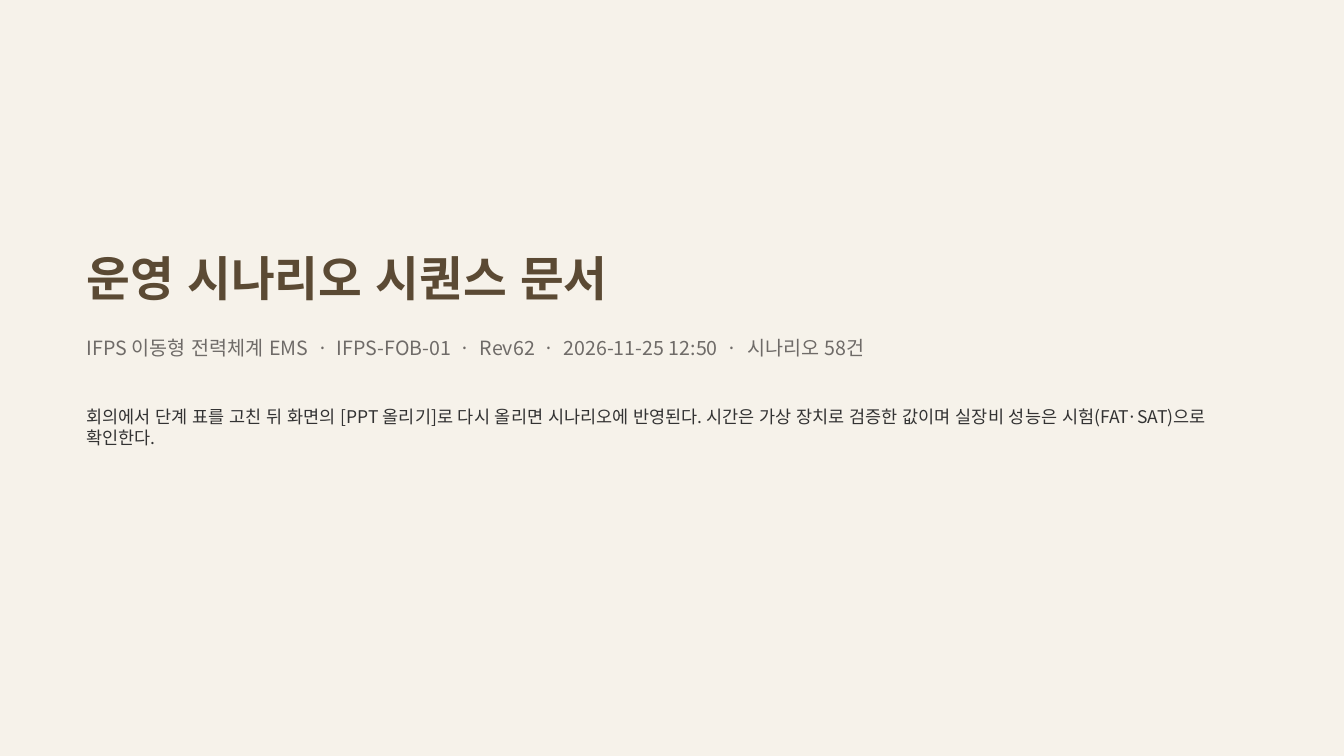
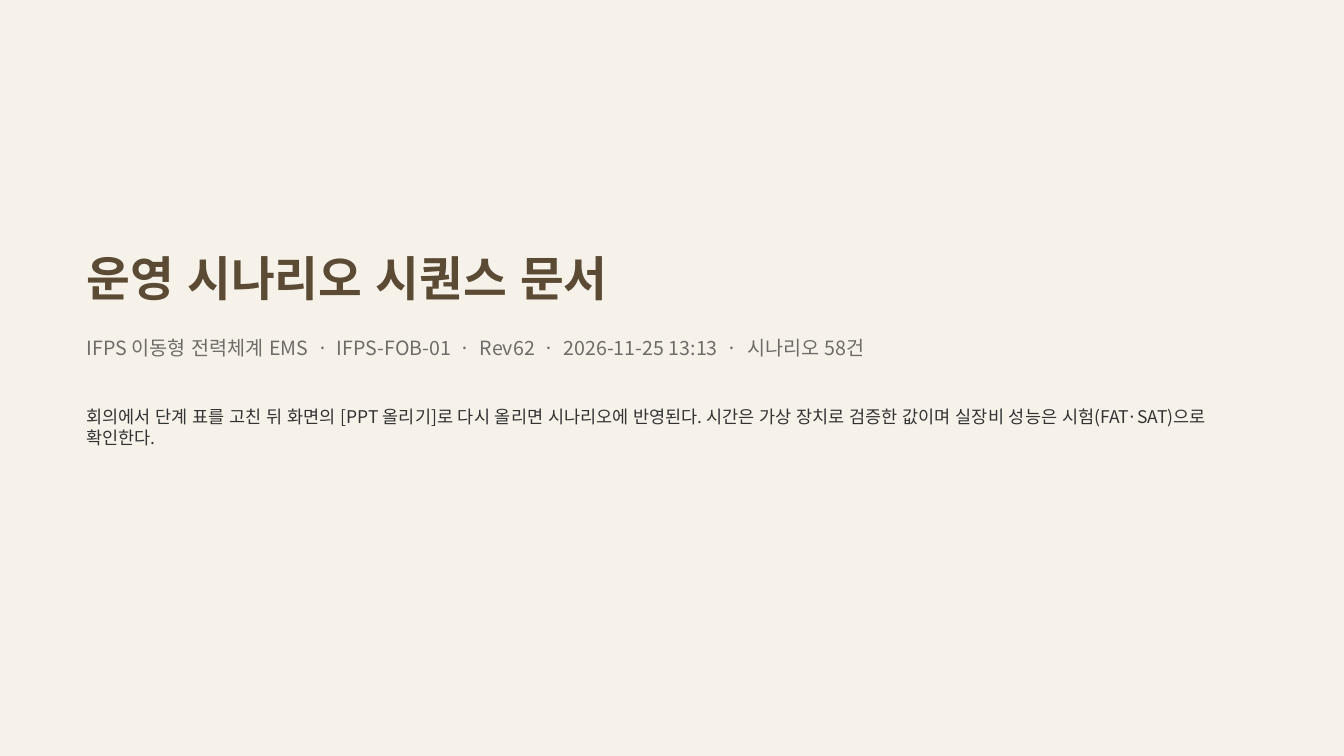
Before and after one commit to byunjd112-hue/headroom, a slide deck: slide 1 of mobile_ems/docs/out/IFPS_EMS_운영시나리오_시퀀스문서_Rev62.pptx. Drawn at 1344x756 pixels with LibreOffice and Linux fonts; fonts in the diff are those of the drawing. Boxes give left, top, right and bottom in pixels: in the first picture for what was removed or moved away, otherwise in the second. Text is boxed around its words. In the diff, an @@ line names an element or a change of style, - is before the commit and + after.

```diff
--- a/mobile_ems/docs/out/IFPS_EMS_운영시나리오_시퀀스문서_Rev62.pptx
+++ b/mobile_ems/docs/out/IFPS_EMS_운영시나리오_시퀀스문서_Rev62.pptx
@@ text at [87,338,865,357]: text changed @@
-IFPS 이동형 전력체계 EMS · IFPS-FOB-01 · Rev62 · 2026-11-25 12:50 · 시나리오 58건
+IFPS 이동형 전력체계 EMS · IFPS-FOB-01 · Rev62 · 2026-11-25 13:13 · 시나리오 58건
```
Also in this commit, not shown: 21 other files.
